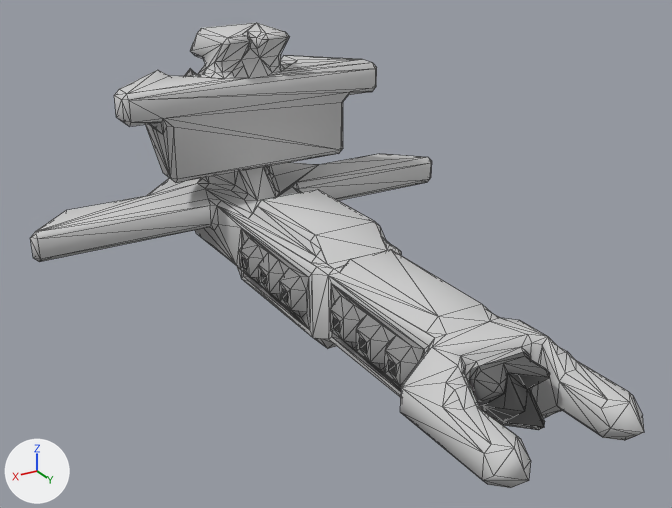
The OBJ model src/jsMain/resources/meshes/fulkreykk-3-lorus-class.obj as it was, and as the next commit left it.
Before and after are seen from a 50 mm lens placed at (39.1, 64.0, -43.3), pointed at (1.3, 1.1, -74.7). Arrows for +X, +Y and +Z are at lower left; the lights stay in place. Mesh edges are drawn as thin lines. Where no turn or scale is listed for an object, it has been applied to the vertices.

The older version as bpy lines, for what is in view:
```python
me_fulkreykk_3_lorus_class = bpy.data.meshes.new('fulkreykk-3-lorus-class')
me_fulkreykk_3_lorus_class.from_pydata(...)  # 928 vertices, 1716 faces; spans x -22.5..22.5, y -30.0..30.0, z -82.8..-58.8
me_fulkreykk_3_lorus_class.materials.append(mat_fulkreykk_3_lorus_class)  # picture img_fulkreykk_3_lorus_class_diff_png
ob_fulkreykk_3_lorus_class = bpy.data.objects.new('fulkreykk-3-lorus-class', me_fulkreykk_3_lorus_class)
ob_fulkreykk_3_lorus_class.location = (0.0, 0.0, 0.0)
```
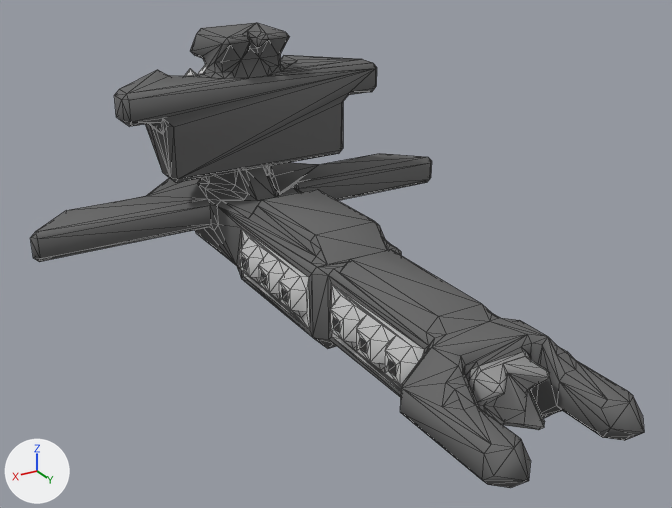
The newer file is also turned or shifted as a whole; pictures and numbers use the older file's frame.

What changed in the scene script:
```text
Change me_fulkreykk_3_lorus_class:
    used by ob_fulkreykk_3_lorus_class; location = (0.0, 0.0, 0.0)
    remove me_fulkreykk_3_lorus_class.from_pydata(...)  # 928 vertices, 1716 faces; spans x -22.5..22.5, y -30.0..30.0, z -82.8..-58.8
    add me_fulkreykk_3_lorus_class.from_pydata(...)  # 925 vertices, 1717 faces; spans x -22.5..22.5, y -30.0..30.0, z -82.8..-58.8
    me_fulkreykk_3_lorus_class part 1: 2 vertices moved from x -0.5..2.0, y 22.5, z -78.8..-76.3 to x -2.0..0.5, y 22.5..23.0, z -80.3..-77.3; 7 vertices removed from x -1.5..5.0, y 22.5..29.5, z -80.3..-76.8; 5 vertices added at x -5.5..1.5, y 22.5..29.5, z -80.3..-78.3
    me_fulkreykk_3_lorus_class part 2: 5 vertices removed from x -4.0..5.0, y -6.0..13.0, z -81.3..-77.3; 7 vertices added at x -5.0..5.0, y -10.0..13.0, z -79.3..-77.3
    me_fulkreykk_3_lorus_class part 3: 5 vertices removed from x -4.0..4.0, y -27.0..-16.5, z -63.8..-61.8; 2 vertices added at x -4.0, y -23.0..-22.0, z -63.3
    me_fulkreykk_3_lorus_class part 4: 1395 kept faces spanning x -22.5..22.5, y -30.0..30.0, z -82.8..-58.8 get new texture (UV) coordinates
```

Where the change shows, as pixel boxes (x1, y1, x2, y2) in the pictures (672 x 508 px; the box of a moved part takes in the faces that stretch with it):
part 1 of me_fulkreykk_3_lorus_class, moved or reshaped: before (484, 373, 549, 480); after (484, 373, 549, 430)
part 2 of me_fulkreykk_3_lorus_class, moved or reshaped (not visible afterwards): before (314, 338, 333, 349)
part 3 of me_fulkreykk_3_lorus_class, cut back: before (185, 60, 248, 78)
part 4 of me_fulkreykk_3_lorus_class, surface changed: (30, 23, 644, 481) in both
